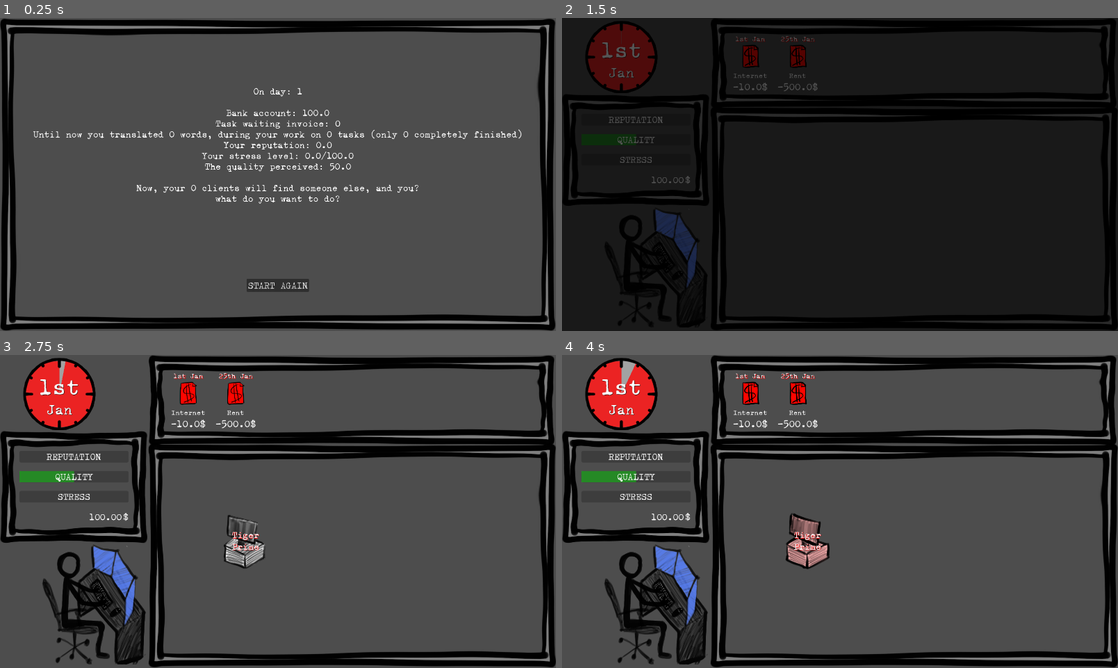
Above: before the commit, frames 1-4 (two rows, left to right).
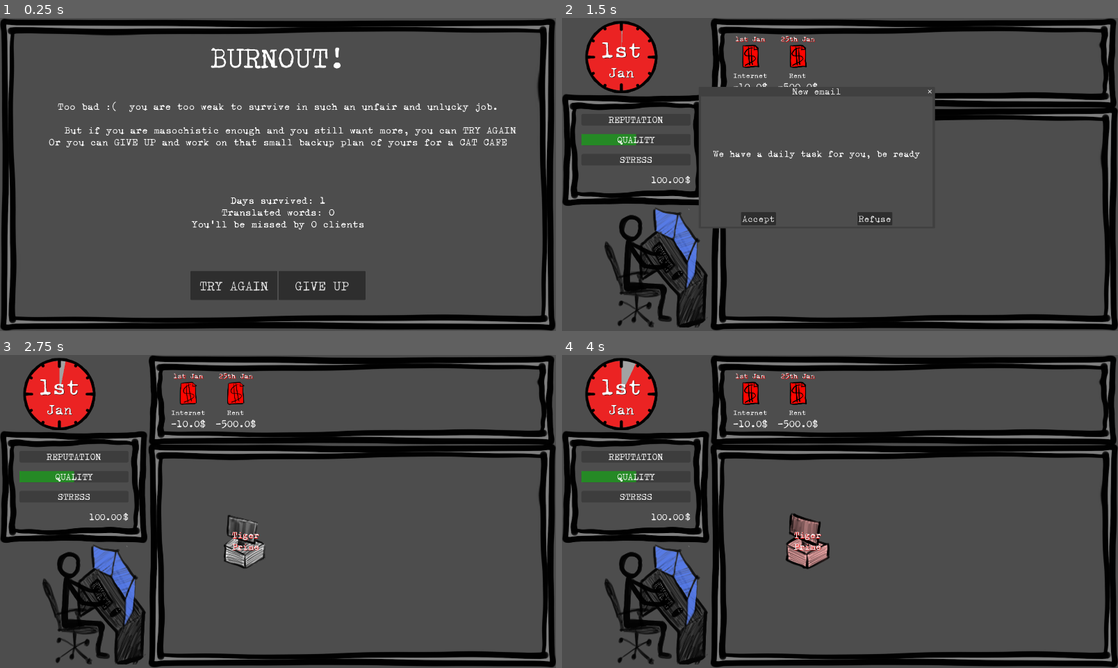
Above: after the commit, the same moments.

Repository: ildede/game-off-2025
Game: Godot game, scene res://scenes/ui/end_screen/end.tscn
Same seed, same stepped clock (60 frames per second), same inputs: the game is played once before the commit and once after it. This scene is started directly instead of the project's main scene.
Inputs (mouse positions are in pixels of both pictures, inside the frame that each line leads up to):
- Up to frame 1 (0.25 s): no input
- Up to frame 2 (1.5 s): click (795, 284) at 0.5 s, where only the run after the commit has a clickable "TRY AGAIN"; click (840, 284) at 1.25 s, where only the run before the commit has a clickable "START AGAIN"
- Up to frame 3 (2.75 s): click "Accept" at 2 s
- Up to frame 4 (4 s): move the mouse to (806, 539) at 2.77 s; click (806, 539) at 2.92 s; move the mouse to (728, 527) at 3.52 s; click (728, 527) at 3.67 s

The runs differ from the first frame. In frame 1, 6.8% of the frame differs, in the area x 6-94%, y 9-90%; in frame 2, 84%, in the area x 0-100%, y 0-100%; in frame 3, less than 0.1%; in frame 4, less than 0.1%.

Commit message:
feat: add 'proper' endgame

Diff:
--- a/scenes/ui/end_screen/end.gd
+++ b/scenes/ui/end_screen/end.gd
@@ -4,39 +4,33 @@
 func _ready() -> void:
 	print("[END] _ready")
 	process_mode = Node.PROCESS_MODE_ALWAYS
-	$Panel/GridContainer/Label.text = "On day: {0}".format([Global.game_state.current_day])
-	$Panel/GridContainer/Label.newline()
-	if Global.game_state.stress >= Config.MAX_STRESS_LEVEL:
-		$Panel/GridContainer/Label.append_text("BURNOUT! Beeing a translator is too stressfull for you.")
+	$Panel/GridContainer/MarginContainer/Title.text = ""
+	if Global.game_state.stress >= 0:
+		$Panel/GridContainer/MarginContainer/Title.append_text("BURNOUT!")
 	if Global.game_state.money < 0:
-		$Panel/GridContainer/Label.append_text("MONEY BURN! You also need to pay your bills you know? Maybe it's better to go and open a Library Tea House Bistrot?")
+		$Panel/GridContainer/MarginContainer/Title.append_text("NOT ENOUGH MONEY!".format([Global.game_state.current_day]))
 
-	$Panel/GridContainer/Label.newline()
-	$Panel/GridContainer/Label.append_text("Bank account: {0}".format([Global.game_state.money]))
-	$Panel/GridContainer/Label.newline()
-	$Panel/GridContainer/Label.append_text("Task waiting invoice: {0}".format([Global.game_state.tasks_waiting_to_be_processed.size()]))
-	$Panel/GridContainer/Label.newline()
-	$Panel/GridContainer/Label.append_text(
-		"Until now you translated {word_count} words, during your work on {task_received} tasks (only {task_finished} completely finished)"
-		.format({
-			"word_count":Global.game_state.translated_words,
-			"task_received": Global.game_state.task_received,
-			"task_finished": Global.game_state.task_finished
-		})
-	)
-	$Panel/GridContainer/Label.newline()
-	$Panel/GridContainer/Label.append_text("Your reputation: {0}".format([Global.game_state.reputation]))
-	$Panel/GridContainer/Label.newline()
-	$Panel/GridContainer/Label.append_text("Your stress level: {0}/{1}".format([Global.game_state.stress, Config.MAX_STRESS_LEVEL]))
-	$Panel/GridContainer/Label.newline()
-	$Panel/GridContainer/Label.append_text("The quality perceived: {0}".format([Global.game_state.quality]))
-	$Panel/GridContainer/Label.newline()
-	$Panel/GridContainer/Label.newline()
-	$Panel/GridContainer/Label.append_text("Now, your {0} clients will find someone else, and you?".format([Global.game_state.clients.size()]))
-	$Panel/GridContainer/Label.newline()
-	$Panel/GridContainer/Label.append_text("what do you want to do?")
+	$Panel/GridContainer/Description.text = ""
+	$Panel/GridContainer/Description.append_text("Too bad :(  you are too weak to survive in such an unfair and unlucky job.\n
+	But if you are masochistic enough and you still want more, you can TRY AGAIN
+Or you can GIVE UP and work on that small backup plan of yours for a ")
+	var backup_plan = ["TEA ROOM", "BOOKSTORE", "CAFETERIA", "CAT CAFE"]
+	$Panel/GridContainer/Description.append_text(backup_plan.pick_random())
 
-func _on_start_button_pressed() -> void:
-	print("[END] _on_start_button_pressed")
+	$Panel/GridContainer/Statistics.text = ""
+	$Panel/GridContainer/Statistics.append_text("Days survived: {0}
+Translated words: {1}
+You'll be missed by {2} clients".format([
+		Global.game_state.current_day,
+		Global.game_state.translated_words,
+		Global.game_state.clients.filter(func(c: Models.ClientObject): return not c.is_removed).size()
+	]))
+
+func _on_try_again_pressed() -> void:
+	print("[END] _on_try_again_pressed")
 	Global.start_new_game()
 	SceneTransition.fade_to_main()
+
+func _on_quit_pressed() -> void:
+	print("[END] _on_quit_pressed")
+	get_tree().quit()
--- a/scenes/ui/end_screen/end.tscn
+++ b/scenes/ui/end_screen/end.tscn
@@ -17,22 +17,65 @@
 [node name="GridContainer" type="GridContainer" parent="Panel"]
 layout_mode = 2
 
-[node name="Label" type="RichTextLabel" parent="Panel/GridContainer"]
+[node name="MarginContainer" type="MarginContainer" parent="Panel/GridContainer"]
+layout_mode = 2
+size_flags_horizontal = 3
+theme_override_constants/margin_top = 20
+theme_override_constants/margin_bottom = 20
+
+[node name="Title" type="RichTextLabel" parent="Panel/GridContainer/MarginContainer"]
+layout_mode = 2
+size_flags_vertical = 2
+theme_override_font_sizes/normal_font_size = 100
+text = "BURNOUT!
+On day 5"
+fit_content = true
+horizontal_alignment = 1
+vertical_alignment = 1
+
+[node name="Description" type="RichTextLabel" parent="Panel/GridContainer"]
 layout_mode = 2
 size_flags_horizontal = 3
 size_flags_vertical = 3
-text = "BURNOUT!"
+theme_override_font_sizes/normal_font_size = 35
+text = "Too bad :(  you are too weak to survive in such an unfair and unlucky job.
+But if you are masochistic enough and you still want more, you can  TRY AGAIN
+Or you can GIVE UP and work on that small backup plan of yours for a TEA ROOM"
+horizontal_alignment = 1
+vertical_alignment = 1
+
+[node name="Statistics" type="RichTextLabel" parent="Panel/GridContainer"]
+layout_mode = 2
+size_flags_horizontal = 3
+size_flags_vertical = 3
+theme_override_font_sizes/normal_font_size = 35
+text = "Day survived: 10
+Translated words: 1000
+You'll be missed by 10 clients"
 horizontal_alignment = 1
 vertical_alignment = 1
 
 [node name="GridContainer" type="GridContainer" parent="Panel/GridContainer"]
 custom_minimum_size = Vector2(0, 200)
 layout_mode = 2
+size_flags_horizontal = 4
+columns = 2
 
-[node name="StartButton" type="Button" parent="Panel/GridContainer/GridContainer"]
+[node name="TryAgain" type="Button" parent="Panel/GridContainer/GridContainer"]
+custom_minimum_size = Vector2(300, 100)
 layout_mode = 2
 size_flags_horizontal = 6
 size_flags_vertical = 6
-text = "START AGAIN"
+theme_override_font_sizes/font_size = 45
+text = "TRY AGAIN"
 
-[connection signal="pressed" from="Panel/GridContainer/GridContainer/StartButton" to="." method="_on_start_button_pressed"]
+[node name="Quit" type="Button" parent="Panel/GridContainer/GridContainer"]
+custom_minimum_size = Vector2(300, 100)
+layout_mode = 2
+size_flags_horizontal = 6
+size_flags_vertical = 6
+theme_override_font_sizes/font_size = 45
+text = "GIVE UP"
+
+[connection signal="pressed" from="Panel/GridContainer/GridContainer/TryAgain" to="." method="_on_try_again_pressed"]
+[connection signal="pressed" from="Panel/GridContainer/GridContainer/Quit" to="." method="_on_quit_pressed"]
